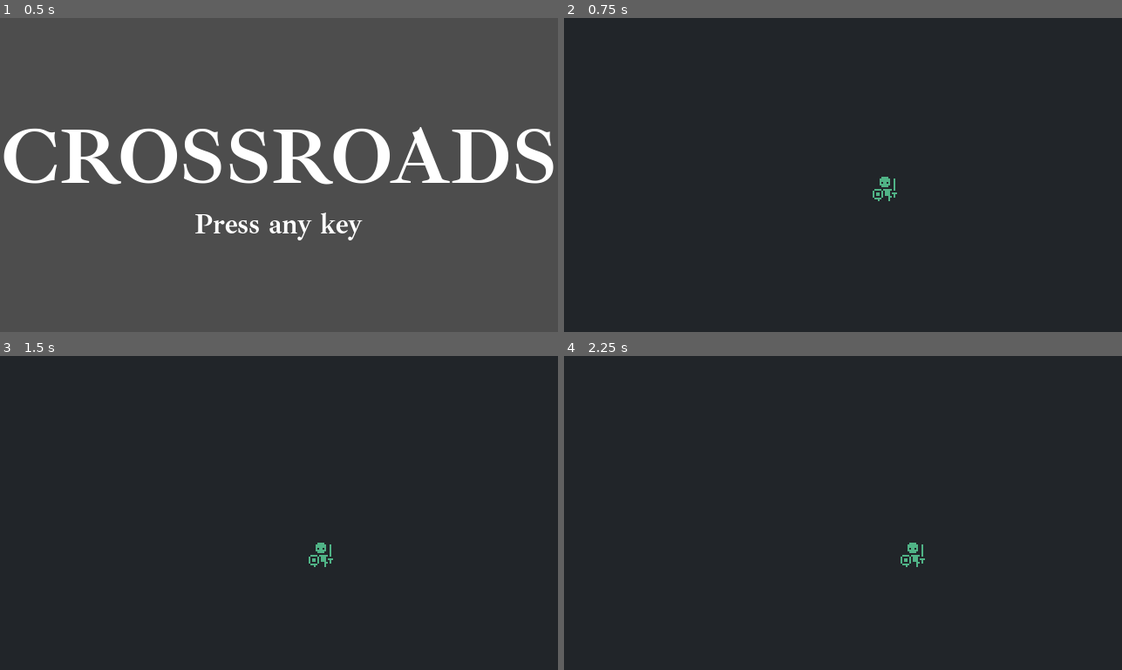
Above: before the commit, frames 1-4 (two rows, left to right).
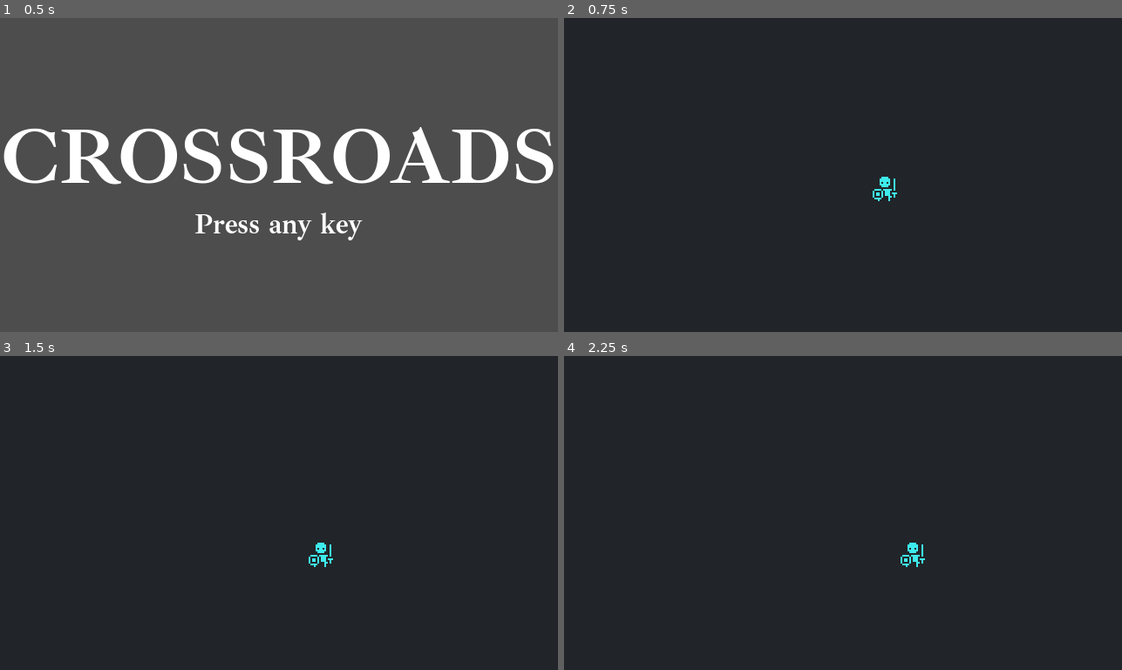
Above: after the commit, the same moments.

Repository: lilytastic/godot-roguelike
Game: Godot game, scene res://title.tscn
The game is run twice, just before and just after one commit, with the same random seed, the same clock (stepped at 60 frames per second) and the same inputs.
Inputs:
- Up to frame 1 (0.5 s): no input
- Up to frame 2 (0.75 s): tap Enter at 0.5 s; hold D (move_right) from 0.53 s (still down)
- Up to frame 3 (1.5 s): tap Space at 1.25 s; release D (move_right) at 1.28 s; hold S (move_down) from 1.28 s (still down)
- Up to frame 4 (2.25 s): tap Enter at 2 s; release S (move_down) at 2.03 s; hold D (move_right) from 2.03 s (still down)

Frame 1 is identical in both runs. In frame 2, 0.1% of the frame differs, in the area x 55-60%, y 50-59%; in frame 3, 0.1%; in frame 4, 0.1%.

Commit message:
Sprite2D refers to blueprint when drawing entity

Diff:
--- a/engine/classes/entity.gd
+++ b/engine/classes/entity.gd
@@ -5,7 +5,9 @@
 
 var blueprint: Blueprint:
 	get:
-		return null
+		return ECS.blueprints.get(_blueprint, null)
+	set(value):
+		_blueprint = value.id
 
 func _init(opts: EntityCreationOptions):
 	print(opts.blueprint)
--- a/engine/ecs.gd
+++ b/engine/ecs.gd
@@ -1,6 +1,7 @@
 class_name ECS
 
 static var entities: Dictionary = {}
+static var blueprints: Dictionary = {}
 
 static func entity(id: int) -> Entity:
 	if (entities.has(id)):
--- /dev/null
+++ b/game/actor.gd
@@ -0,0 +1,15 @@
+extends Sprite2D
+
+var entity: Entity:
+	get:
+		return ECS.entity(_entity)
+
+var _entity: int
+
+func load(__entity: int):
+	_entity = __entity
+	var atlas = AtlasTexture.new()
+	atlas.set_atlas(preload('res://monochrome-transparent_packed.png'))
+	atlas.region = Rect2(432, 0, 16, 16)
+	set_texture(atlas)
+	modulate = entity.blueprint.glyph.fg
--- /dev/null
+++ b/game/actor.tscn
@@ -0,0 +1,13 @@
+[gd_scene load_steps=4 format=3 uid="uid://dabn80pt603jc"]
+
+[ext_resource type="Texture2D" uid="uid://cqumfgdqea7q5" path="res://monochrome-transparent_packed.png" id="1_nu0dg"]
+[ext_resource type="Script" path="res://game/actor.gd" id="2_im4yg"]
+
+[sub_resource type="AtlasTexture" id="AtlasTexture_l4awr"]
+atlas = ExtResource("1_nu0dg")
+region = Rect2(432, 0, 16, 16)
+
+[node name="Player" type="Sprite2D"]
+texture = SubResource("AtlasTexture_l4awr")
+centered = false
+script = ExtResource("2_im4yg")
--- a/game/game.gd
+++ b/game/game.gd
@@ -1,16 +1,11 @@
 extends Node
 
 const PC_TAG = 'PC'
-var blueprints := {}
 
 func _ready() -> void:
 	RenderingServer.set_default_clear_color(Palette.PALETTE.BACKGROUND)
-	var options = EntityCreationOptions.new()
-	options.blueprint = 'hero'
-	var new_id = ECS.add(Entity.new(options))
-	print(new_id, ECS.entity(new_id))
 	_load_resources()
-	print(blueprints.values().size(), " records loaded")
+	print(ECS.blueprints.values().size(), " records loaded")
 
 	_create_pc()
 
@@ -22,14 +17,19 @@
 
 
 func _create_pc() -> void:
-	var pc: PackedScene = preload("res://game/player.tscn")
+	var actor: PackedScene = preload("res://game/actor.tscn")
 	var new_pc: Node2D
 	var new_position: Vector2i = Vector2i(0, 0)
 
-	new_pc = pc.instantiate()
+
+	var options = EntityCreationOptions.new()
+	options.blueprint = 'hero'
+	var new_id = ECS.add(Entity.new(options))
+	print(new_id, ECS.entity(new_id))
+	new_pc = actor.instantiate()
+	new_pc.load(new_id)
 	new_pc.position = Coords.get_position(new_position)
 	new_pc.add_to_group(PC_TAG)
-	new_pc.modulate = Palette.PALETTE["GREEN"]
 	add_child(new_pc)
 
 
@@ -74,7 +74,7 @@
 			curr = preprocess[curr.parent]
 			current.concat(curr)
 
-	blueprints = preprocess
+	ECS.blueprints = preprocess
 
 
 ## returns list of files at given path recursively
--- a/game/player.tscn
+++ /dev/null
@@ -1,11 +0,0 @@
-[gd_scene load_steps=3 format=3 uid="uid://dabn80pt603jc"]
-
-[ext_resource type="Texture2D" uid="uid://cqumfgdqea7q5" path="res://monochrome-transparent_packed.png" id="1_ld0pn"]
-
-[sub_resource type="AtlasTexture" id="AtlasTexture_l4awr"]
-atlas = ExtResource("1_ld0pn")
-region = Rect2(432, 0, 16, 16)
-
-[node name="Player" type="Sprite2D"]
-texture = SubResource("AtlasTexture_l4awr")
-centered = false
